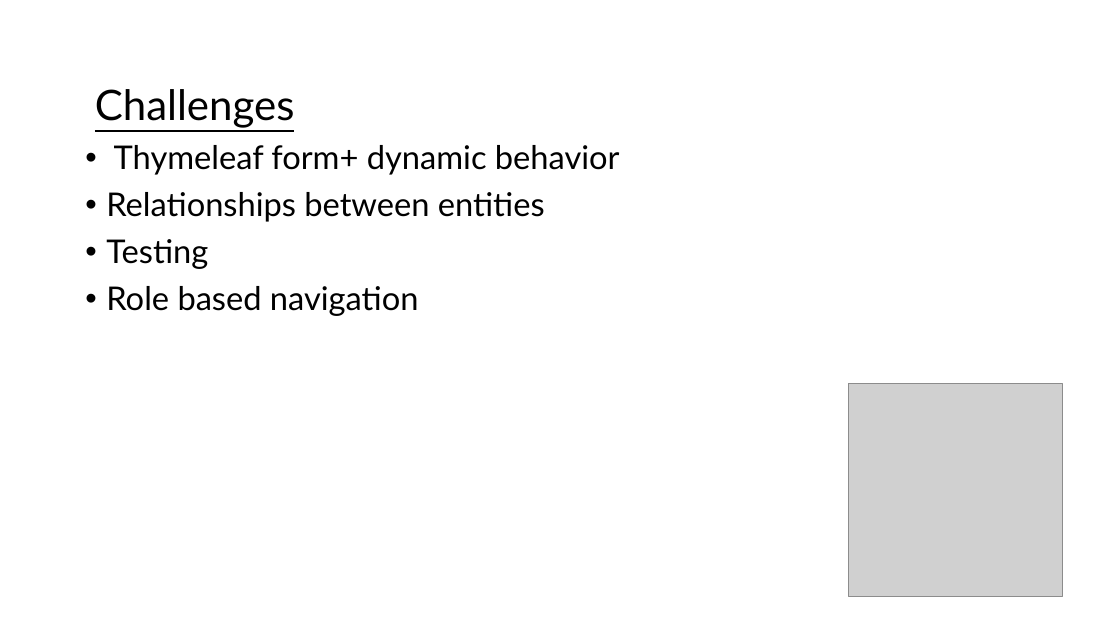
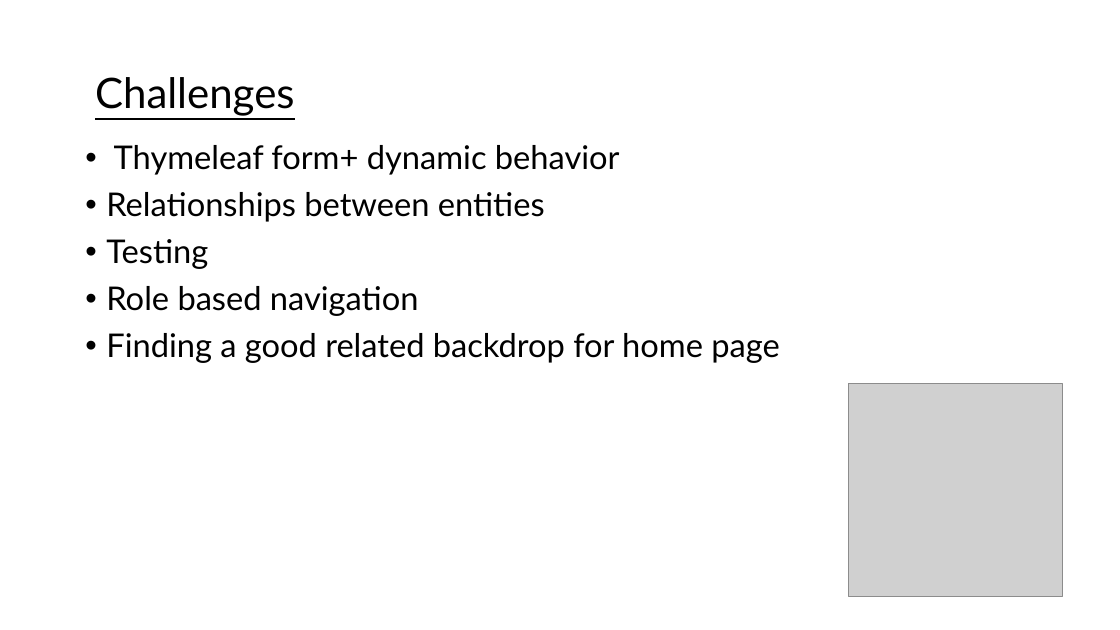
Before and after one commit to smaggo/careconnect, a slide deck: slide 13 of doc/presentation/Care Connect.pptx. Drawn at 1120x630 pixels with LibreOffice and Linux fonts; fonts in the diff are those of the drawing; grey boxes stand for pictures. Boxes give left, top, right and bottom in pixels: in the first picture for what was removed or moved away, otherwise in the second. Text is boxed around its words. In the diff, an @@ line names an element or a change of style, - is before the commit and + after.

Commit message:
updated ppt

```diff
--- a/doc/presentation/Care Connect.pptx
+++ b/doc/presentation/Care Connect.pptx
@@ title "Challenges": place and size @@
-title "Challenges" at box(95, 89, 295, 128)
+title "Challenges" at box(95, 77, 295, 116)
@@ text at box(106, 333, 779, 363): paragraph added @@
+• Finding a good related backdrop for home page
```
Also in this commit, not shown: 1 slide added.
